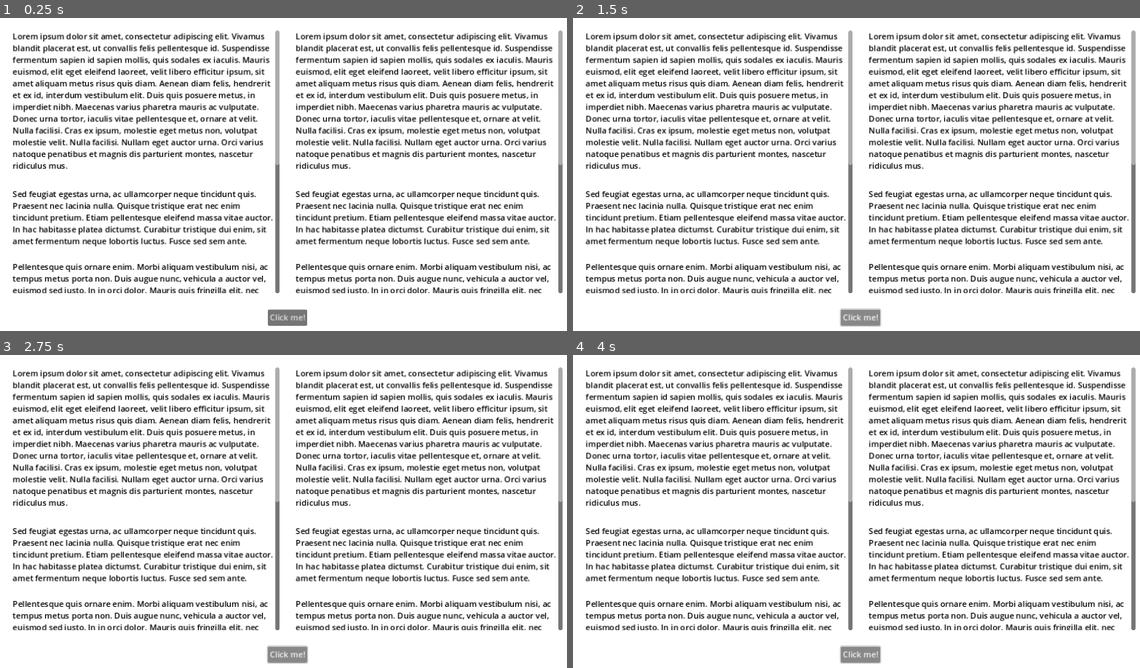
Above: before the commit, frames 1-4 (two rows, left to right).
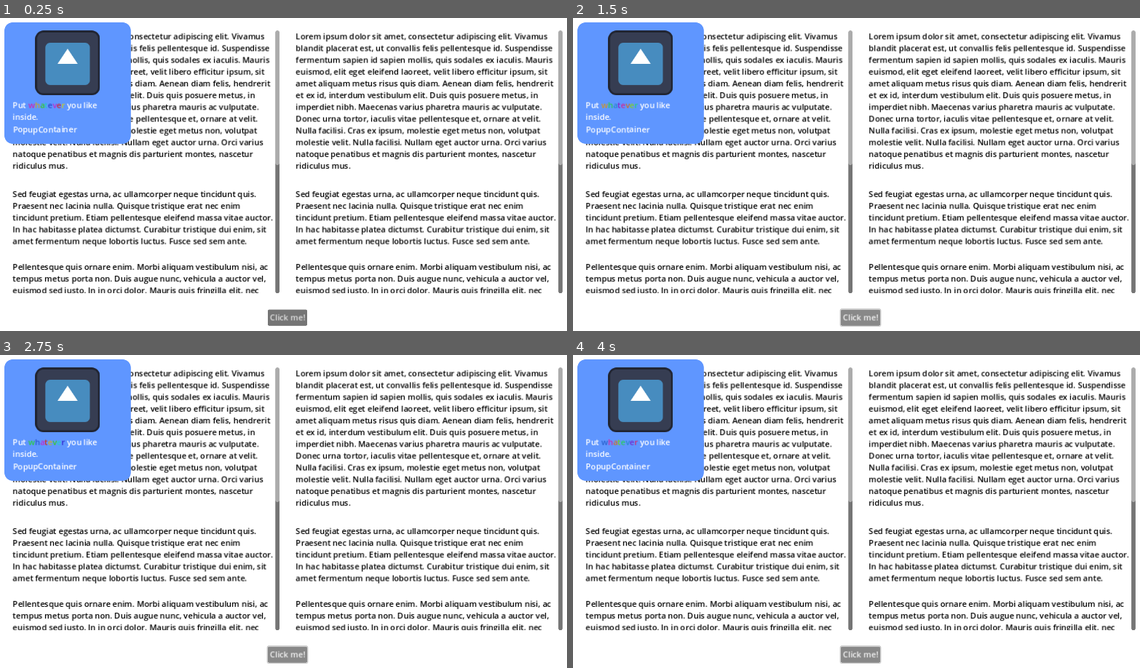
Above: after the commit, the same moments.

Repository: Decapitated/Godot-Tour
Game: Godot game, scene res://main.tscn
Two runs of this game, one before a commit and one after it. Both use one fixed random seed, a clock stepped at 60 frames per second and the inputs below. The project has no main scene, so this scene is started directly. The engine's default icon, where the game draws it, is replaced by a stand-in: a white triangle on a blue panel in a dark square.
Inputs:
- Up to frame 1 (0.25 s): no input
- Up to frame 2 (1.5 s): click "Click me!" at 0.5 s; click "Click me!" at 1.25 s
- Up to frame 3 (2.75 s): click "Click me!" at 2 s
- Up to frame 4 (4 s): no input

The runs differ from the first frame. In frame 1, 8.6% of the frame differs, in the area x 0-24%, y 1-41%; in frame 2, 8.6%; in frame 3, 8.6%; in frame 4, 8.6%.

Commit message:
PopupContainer (#1)
* Basic popup. Sticks to right of target for now.

* Update project.godot

* Update theater_rect.rs

* popup container

* popup position enum.

* Update position based on enum

* Popup smart positioning.

* Make sure child control size is maintained.

* get_child() + get first visible child.

* Another popup example.

* Update main.tscn

* Update README to include new node.

Diff:
--- a/demo/main.tscn
+++ b/demo/main.tscn
@@ -1,10 +1,24 @@
-[gd_scene load_steps=4 format=3 uid="uid://cvrwxwcki5rf0"]
+[gd_scene load_steps=7 format=3 uid="uid://cvrwxwcki5rf0"]
 
 [ext_resource type="Script" path="res://Button.gd" id="1_sxr4r"]
 [ext_resource type="Theme" uid="uid://bf4vmadtkow8t" path="res://TheaterRect.theme" id="2_rk1ak"]
+[ext_resource type="Texture2D" uid="uid://buk5q5nw8eioy" path="res://icon.svg" id="3_0f52y"]
 
 [sub_resource type="StyleBoxFlat" id="StyleBoxFlat_dhxab"]
 bg_color = Color(1, 1, 1, 1)
+
+[sub_resource type="StyleBoxFlat" id="StyleBoxFlat_shvdj"]
+content_margin_left = 16.0
+content_margin_top = 16.0
+content_margin_right = 16.0
+content_margin_bottom = 16.0
+bg_color = Color(0.373484, 0.586941, 1, 1)
+corner_radius_top_left = 16
+corner_radius_top_right = 16
+corner_radius_bottom_right = 16
+corner_radius_bottom_left = 16
+
+[sub_resource type="RichTextEffect" id="RichTextEffect_067e5"]
 
 [node name="Control" type="Control"]
 layout_mode = 3
@@ -92,4 +106,86 @@
 layout_mode = 0
 mouse_filter = 2
 
+[node name="PopupContainer" type="PopupContainer" parent="TheaterRect" node_paths=PackedStringArray("target")]
+target = NodePath("../Overlay")
+position = 2
+layout_mode = 0
+
+[node name="Example1" type="MarginContainer" parent="TheaterRect/PopupContainer"]
+visible = false
+layout_mode = 2
+theme_override_constants/margin_left = 16
+theme_override_constants/margin_top = 16
+theme_override_constants/margin_right = 16
+theme_override_constants/margin_bottom = 16
+
+[node name="PanelContainer" type="PanelContainer" parent="TheaterRect/PopupContainer/Example1"]
+custom_minimum_size = Vector2(250, 150)
+layout_mode = 2
+size_flags_horizontal = 4
+size_flags_vertical = 4
+theme_override_styles/panel = SubResource("StyleBoxFlat_shvdj")
+
+[node name="VBoxContainer" type="VBoxContainer" parent="TheaterRect/PopupContainer/Example1/PanelContainer"]
+layout_mode = 2
+
+[node name="Label" type="Label" parent="TheaterRect/PopupContainer/Example1/PanelContainer/VBoxContainer"]
+layout_mode = 2
+size_flags_vertical = 3
+text = "This is a popup. It sits next to the provided target."
+horizontal_alignment = 1
+vertical_alignment = 1
+autowrap_mode = 3
+
+[node name="HBoxContainer" type="HBoxContainer" parent="TheaterRect/PopupContainer/Example1/PanelContainer/VBoxContainer"]
+layout_mode = 2
+alignment = 1
+
+[node name="Previous" type="Button" parent="TheaterRect/PopupContainer/Example1/PanelContainer/VBoxContainer/HBoxContainer"]
+custom_minimum_size = Vector2(66, 0)
+layout_mode = 2
+text = "Prev"
+
+[node name="Filler" type="Control" parent="TheaterRect/PopupContainer/Example1/PanelContainer/VBoxContainer/HBoxContainer"]
+layout_mode = 2
+size_flags_horizontal = 3
+
+[node name="Next" type="Button" parent="TheaterRect/PopupContainer/Example1/PanelContainer/VBoxContainer/HBoxContainer"]
+custom_minimum_size = Vector2(66, 0)
+layout_mode = 2
+text = "Next"
+
+[node name="Example2" type="MarginContainer" parent="TheaterRect/PopupContainer"]
+layout_mode = 2
+theme_override_constants/margin_left = 16
+theme_override_constants/margin_top = 16
+theme_override_constants/margin_right = 16
+theme_override_constants/margin_bottom = 16
+
+[node name="PanelContainer" type="PanelContainer" parent="TheaterRect/PopupContainer/Example2"]
+custom_minimum_size = Vector2(250, 0)
+layout_mode = 2
+size_flags_horizontal = 4
+size_flags_vertical = 4
+theme_override_styles/panel = SubResource("StyleBoxFlat_shvdj")
+
+[node name="VBoxContainer" type="VBoxContainer" parent="TheaterRect/PopupContainer/Example2/PanelContainer"]
+layout_mode = 2
+theme_override_constants/separation = 8
+
+[node name="TextureRect" type="TextureRect" parent="TheaterRect/PopupContainer/Example2/PanelContainer/VBoxContainer"]
+layout_mode = 2
+size_flags_horizontal = 4
+texture = ExtResource("3_0f52y")
+
+[node name="RichTextLabel" type="RichTextLabel" parent="TheaterRect/PopupContainer/Example2/PanelContainer/VBoxContainer"]
+clip_contents = false
+layout_mode = 2
+bbcode_enabled = true
+text = "Put [rainbow freq=1.0 sat=0.8 val=0.8]whatever[/rainbow] you like inside.
+[shake rate=20.0 level=5 connected=1]PopupContainer[/shake]"
+fit_content = true
+autowrap_mode = 2
+custom_effects = [SubResource("RichTextEffect_067e5")]
+
 [connection signal="pressed" from="PanelContainer/MarginContainer/VBoxContainer/CenterContainer/Button" to="PanelContainer/MarginContainer/VBoxContainer/CenterContainer/Button" method="on_click"]
--- a/demo/project.godot
+++ b/demo/project.godot
@@ -17,3 +17,4 @@
 [display]
 
 window/stretch/mode="canvas_items"
+window/stretch/aspect="expand"
Not shown, changed: README.md
Not shown, added: docs/images/PopupContainer.png
Not shown, added: docs/images/PopupContainer2.png
Not shown, changed: rust/src/classes.rs
Not shown, added: rust/src/classes/popup_container.rs
Not shown, changed: rust/src/classes/theater_rect.rs
